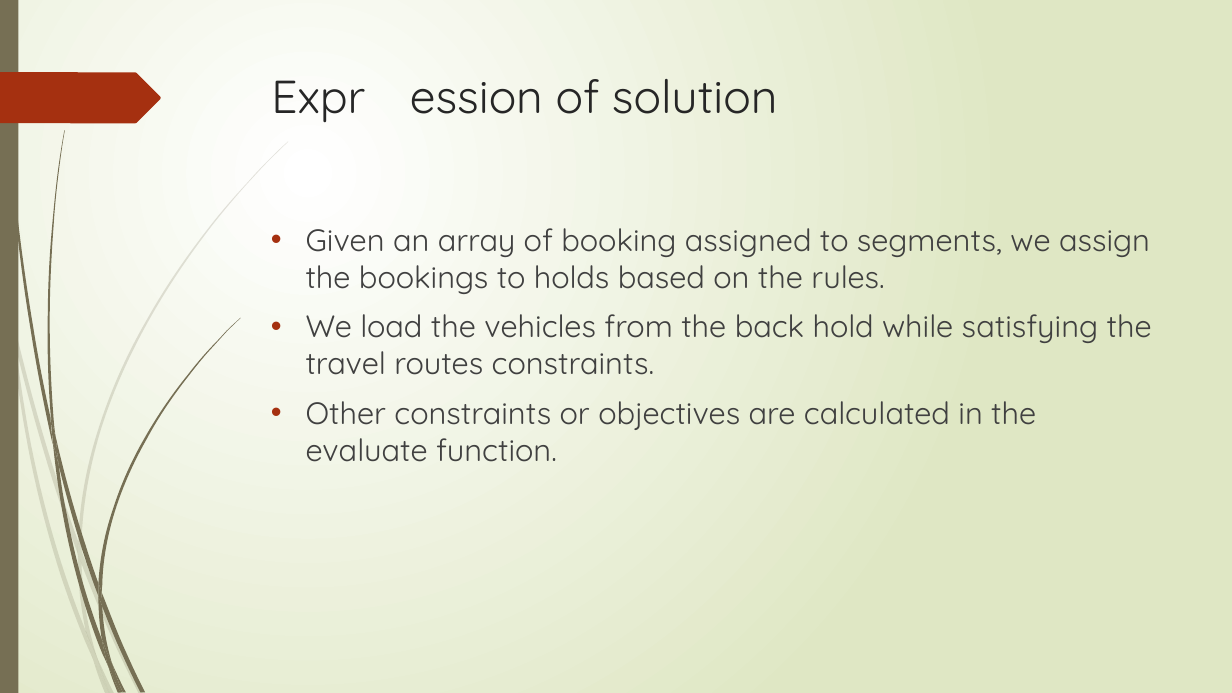
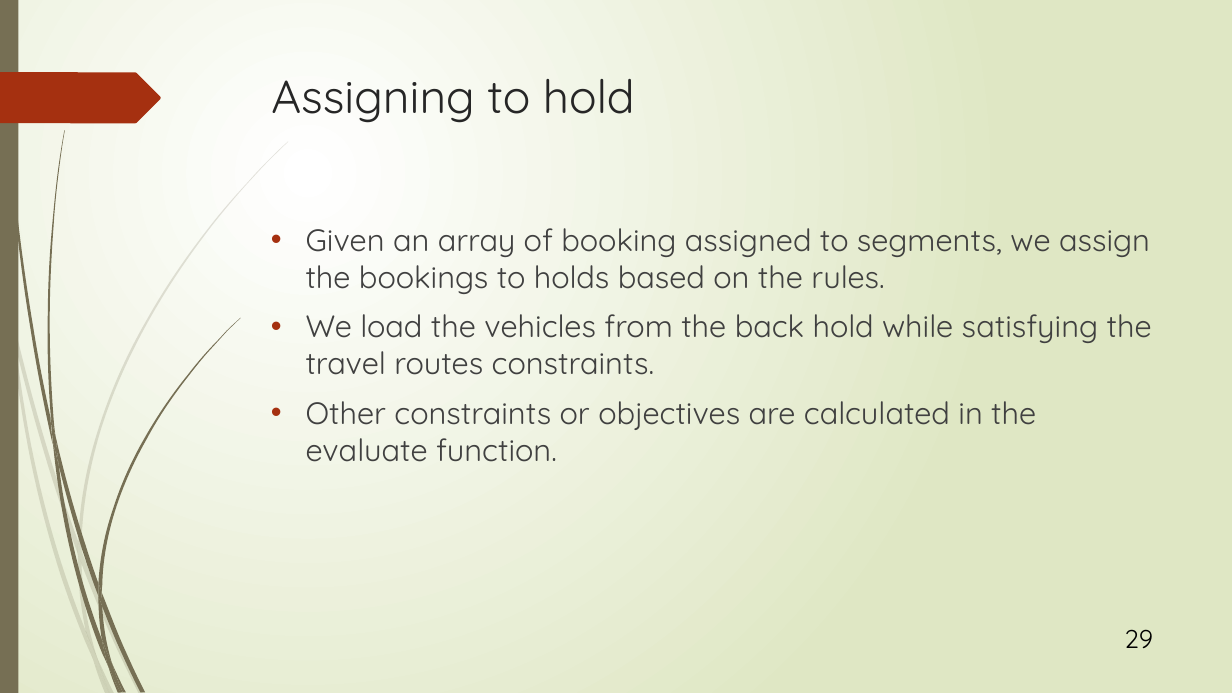
Before and after one commit to r-kurosu/kline_new, a slide deck: slide 29 of 竹田.pptx. Drawn at 1232x693 pixels with LibreOffice and Linux fonts; fonts in the diff are those of the drawing. Boxes give left, top, right and bottom in pixels: in the first picture for what was removed or moved away, otherwise in the second. Text is boxed around its words. In the diff, an @@ line names an element or a change of style, - is before the commit and + after.

```diff
--- a/竹田.pptx
+++ b/竹田.pptx
@@ title at (271,79,635,123): text changed @@
-Expr ession of solution
+Assigning to hold
@@ page number added at (1124,629,1153,648), 20 pt, text #000000 @@
+29
```
Also in this commit, not shown: 64 other slides changed.
